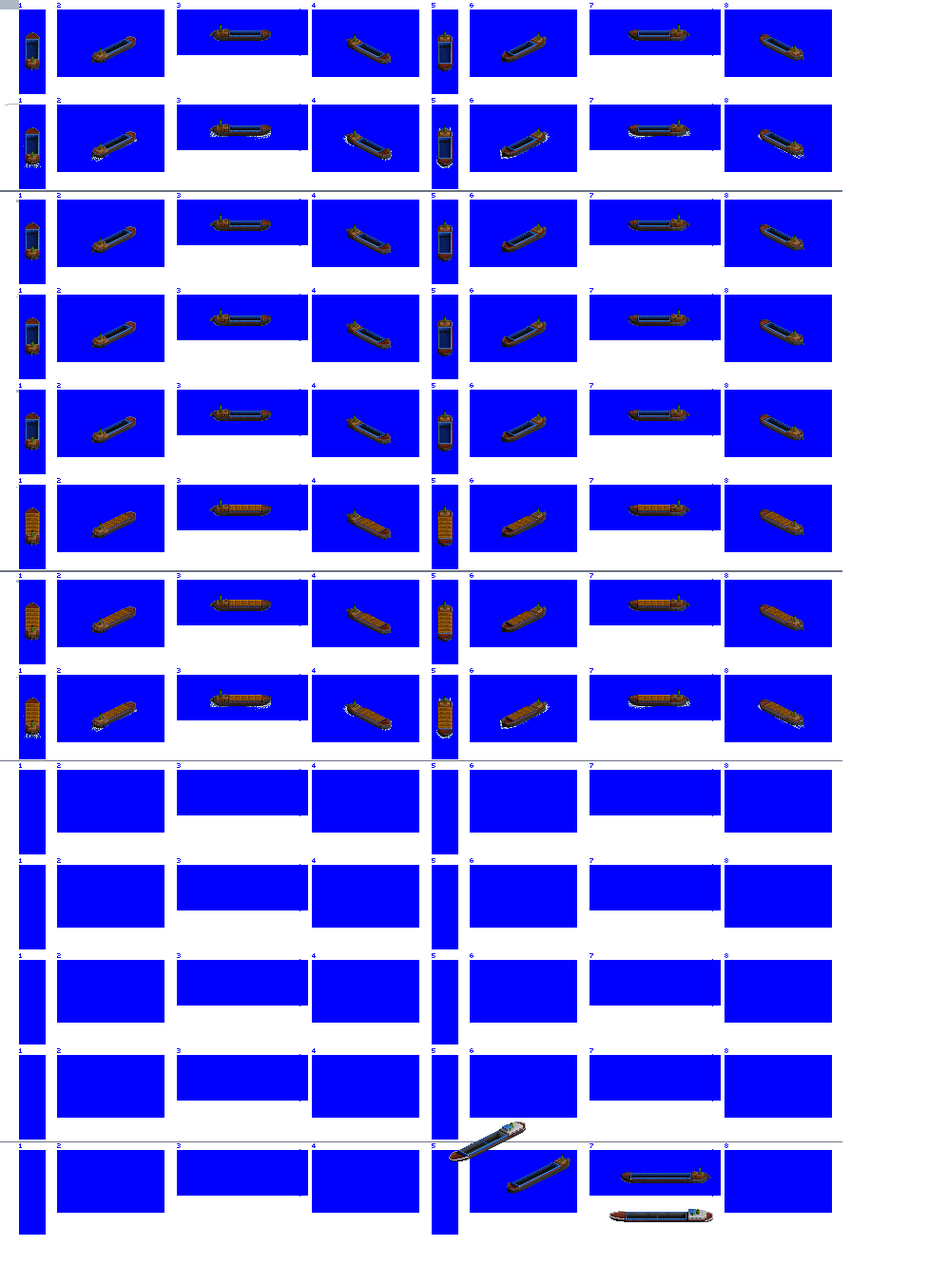
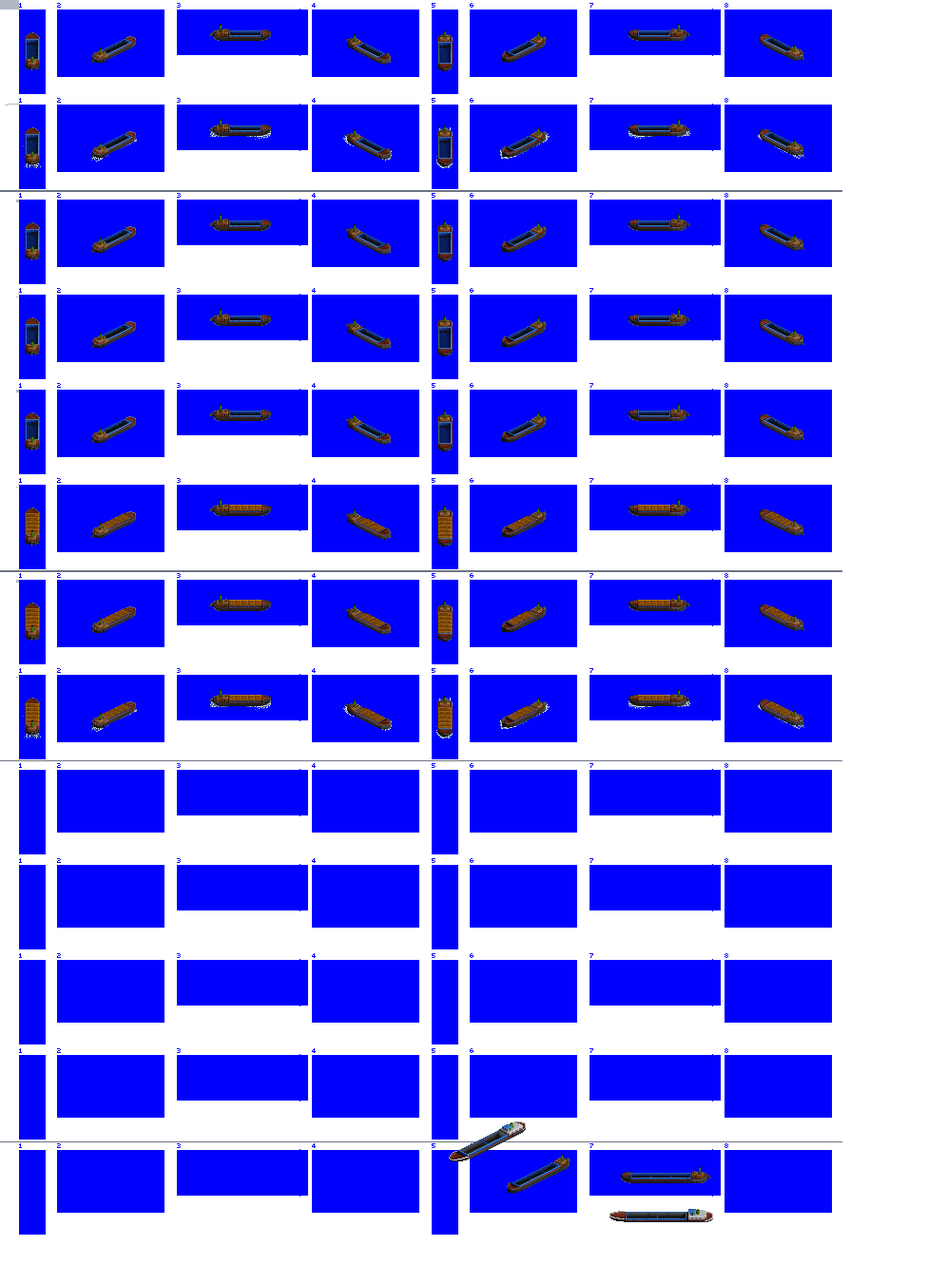
Revision of a layered w=947, h=1284 image; what changed, layer by layer:
painted on "constance" over [518,1169,672,1188]
